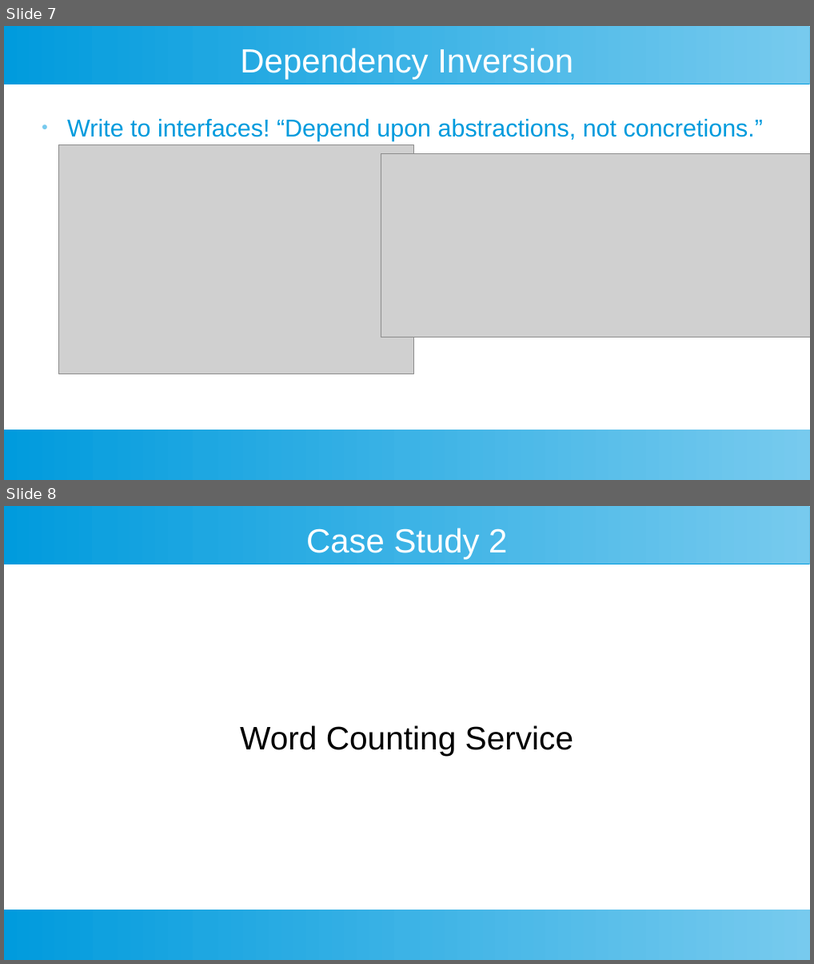
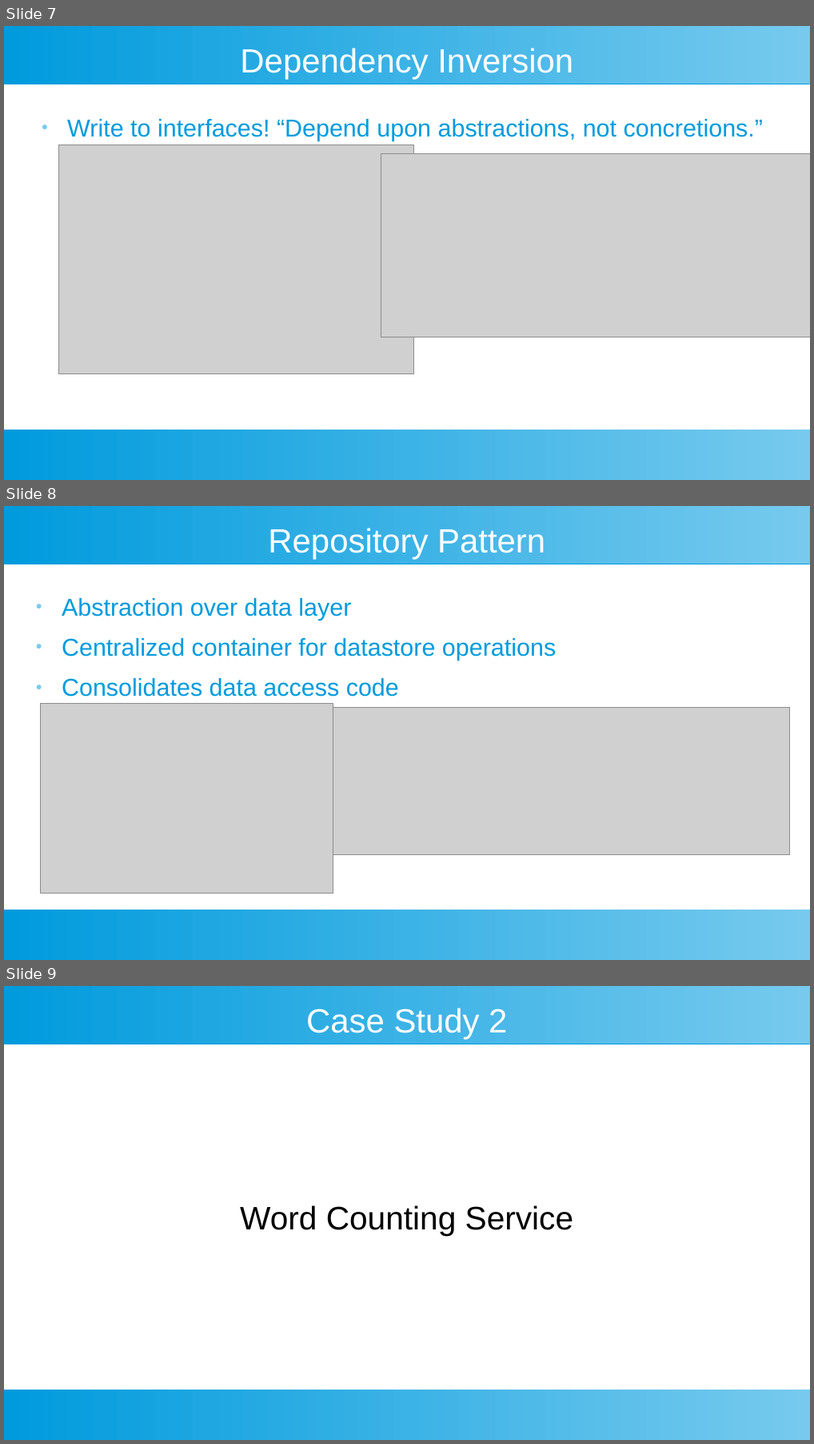
Before and after one commit to SmithE65/Refactoring, a slide deck: docs/cinnug.odp. Shown one above the other, each under a label of ours: slides 7 and 8 before the commit, slides 7, 8 and 9 after it. The pictures are 814x964 and 814x1444 pixels, drawn with LibreOffice and Linux fonts; fonts in the diff are those of the drawing; grey boxes stand for pictures. Boxes give left, top, right and bottom in pixels: in the first picture for what was removed or moved away, otherwise in the second. Text is boxed around its words. In the diff, an @@ line names an element or a change of style, - is before the commit and + after.

```diff
--- a/docs/cinnug.odp
+++ b/docs/cinnug.odp
@@ slide 8 added at bbox=[4, 506, 810, 960], background #FFFFFF; not listed: 2 template elements that a slide beside it also shows @@
@@ title added at bbox=[268, 528, 546, 560], 33 pt, text #FFFFFF @@
+Repository Pattern
@@ text added at bbox=[62, 598, 556, 696], 24 pt, text #009BDD @@
+● Abstraction over data layer
+● Centralized container for datastore operations
+● Consolidates data access code
@@ picture added at bbox=[41, 704, 334, 893] @@
@@ picture added at bbox=[334, 708, 790, 855] @@
@@ what was slide 8 is now slide 9 @@
```
Also in this commit, not shown: 2 other slides added, 2 other files.
